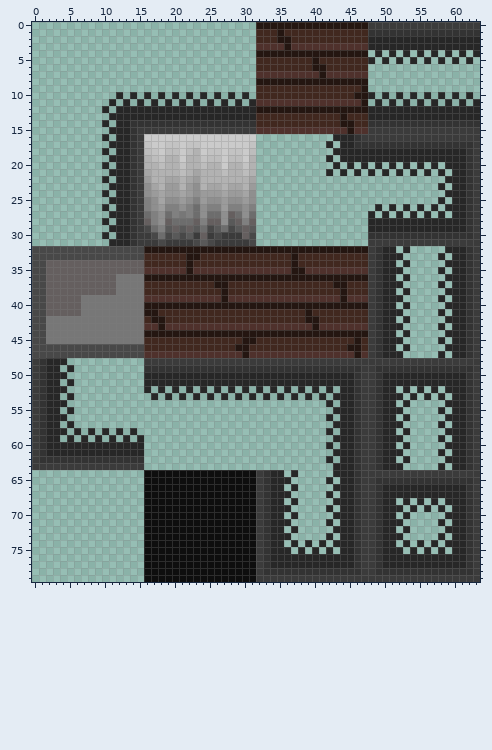
Edited in one commit: sprite sheet (assets/minimal.png). The picture above was drawn from the file before the commit.
The file is 64x80 pixels. Pixels under 10% opacity are left out. Colours within 5 levels of each other are drawn and written as one.
Now the later version:
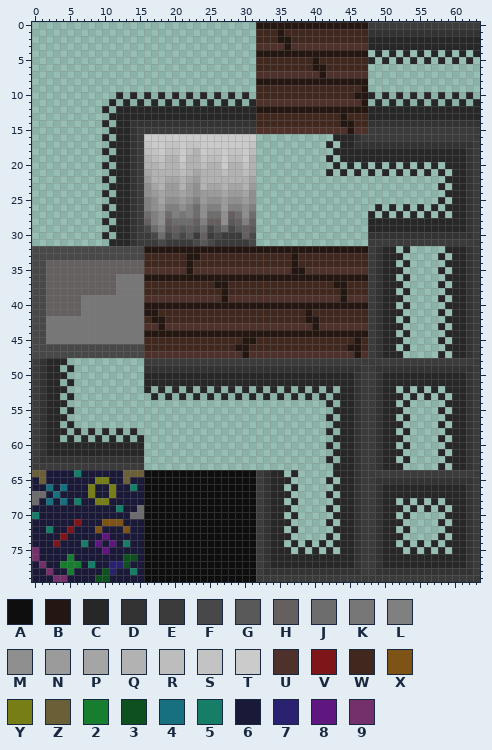
Palette (. is transparent): A #0e0e0e  B #241611  C #272727  D #333333  E #3b3b3b  F #484848  G #595959  H #655f5f  J #6d6d6d  K #777777  L #808080  M #8f8f8f  N #9b9b9b  P #a5a5a5  Q #b2b2b2  R #bdbdbd  S #c3c3c3  T #cbcbcb  U #4f312c  V #7e1619  W #41281f  X #7e5416  Y #777e16  Z #6b5f37  2 #167e2e  3 #0e511f  4 #16707e  5 #167e66  6 #1a1937  7 #2a2270  8 #5f167e  9 #73306a
Edits made:
There is now colour 2 in row 76 at x 5; in row 77 at x 4 to 6; in row 78 at x 5.
There is now colour 3 in row 76 at x 13 to 14; in row 77 at x 13; in row 78 at x 10; in row 79 at x 9 to 10.
There is now colour 4 in row 66 at x 2 and 4; in row 67 at x 3; in row 68 at x 2 and 4.
There is now colour 5 in row 64 at x 6; in row 66 at x 14; in row 68 at x 6; in row 69 at x 12; in row 70 at x 0; in row 72 at x 2.
There is now colour 5 in row 74 at x 7 and 13; in row 77 at x 8; in row 78 at x 14.
There is now colour 6 in row 64 at x 2 to 5 and 7 to 12; in row 65 at x 0, 2 to 8, 11 to 12 and 14 to 15; in row 66 at x 0 to 1, 3, 5 to 7, 9 to 10, 12 to 13 and 15; in row 67 at x 2, 4 to 7, 9 to 10 and 12 to 15; in row 68 at x 1, 3, 5, 7 to 8 and 11 to 15; in row 69 at x 0 to 11 and 13 to 14.
There is now colour 6 in row 70 at x 1 to 13; in row 71 at x 0 to 5, 7 to 9 and 13 to 15; in row 72 at x 0 to 1, 3 to 4, 6 to 8, 10 to 12 and 14 to 15; in row 73 at x 0 to 3, 5 to 9 and 11 to 15; in row 74 at x 0 to 2, 4 to 6, 8, 10, 12 and 14 to 15; in row 75 at x 1 to 9 and 11 to 15.
There is now colour 6 in row 76 at x 1 to 4, 6 to 12 and 15; in row 77 at x 0, 2 to 3, 7, 9 to 10 and 14 to 15; in row 78 at x 0 to 1, 3 to 4, 6 to 9, 12 to 13 and 15; in row 79 at x 0 to 2, 5 to 8 and 11 to 15.
There is now colour 7 in row 77 at x 11 to 12; in row 78 at x 11.
There is now colour 8 in row 73 at x 10; in row 74 at x 9 and 11; in row 75 at x 10.
There is now colour 9 in rows 75 to 76 at x 0; in row 77 at x 1; in row 78 at x 2; in row 79 at x 3 to 4.
There is now colour J in row 67 at x 0 to 1; in row 68 at x 0; in row 69 at x 15; in row 70 at x 14 to 15.
There is now colour V in row 71 at x 6; in row 72 at x 5; in row 73 at x 4; in row 74 at x 3.
There is now colour X in row 71 at x 10 to 12; in row 72 at x 9 and 13.
There is now colour Y in row 65 at x 9 to 10; in rows 66 to 67 at x 8 and 11; in row 68 at x 9 to 10.
There is now colour Z in row 64 at x 0 to 1 and 13 to 15; in row 65 at x 1 and 13.
Boxes around the changes in both pictures, in picture pixels (x1, y1, x2, y2):
added: (32, 470, 144, 582)
